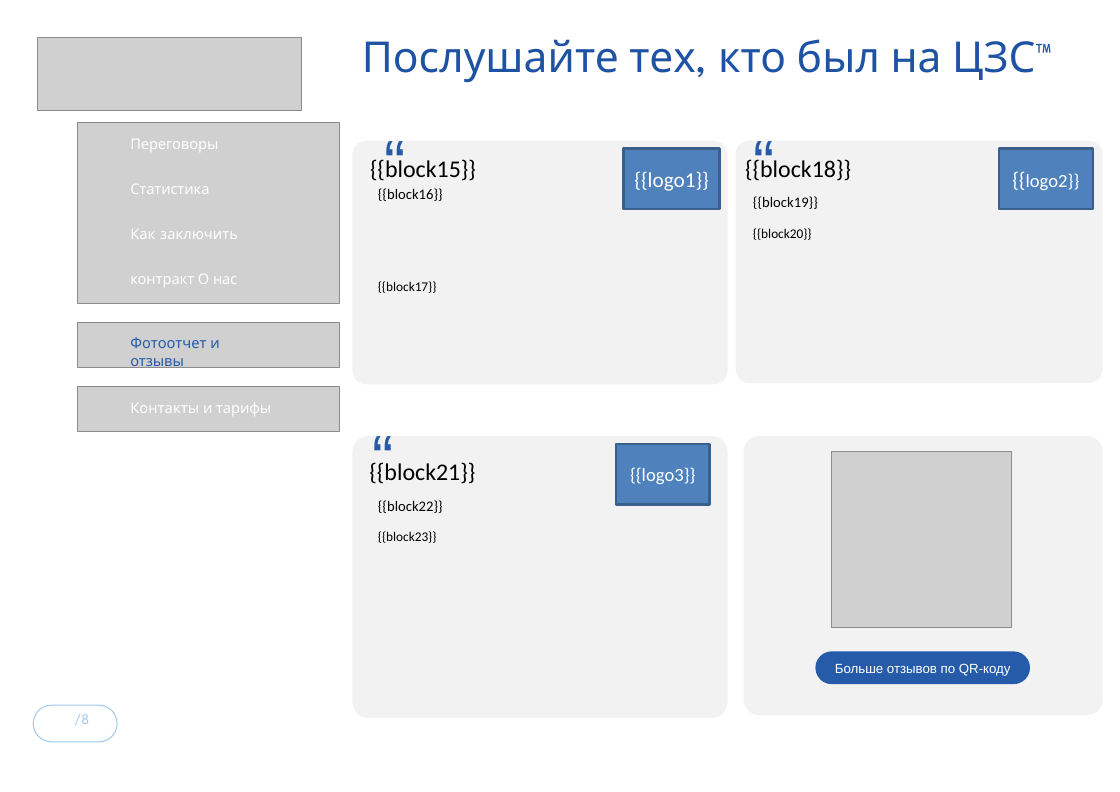
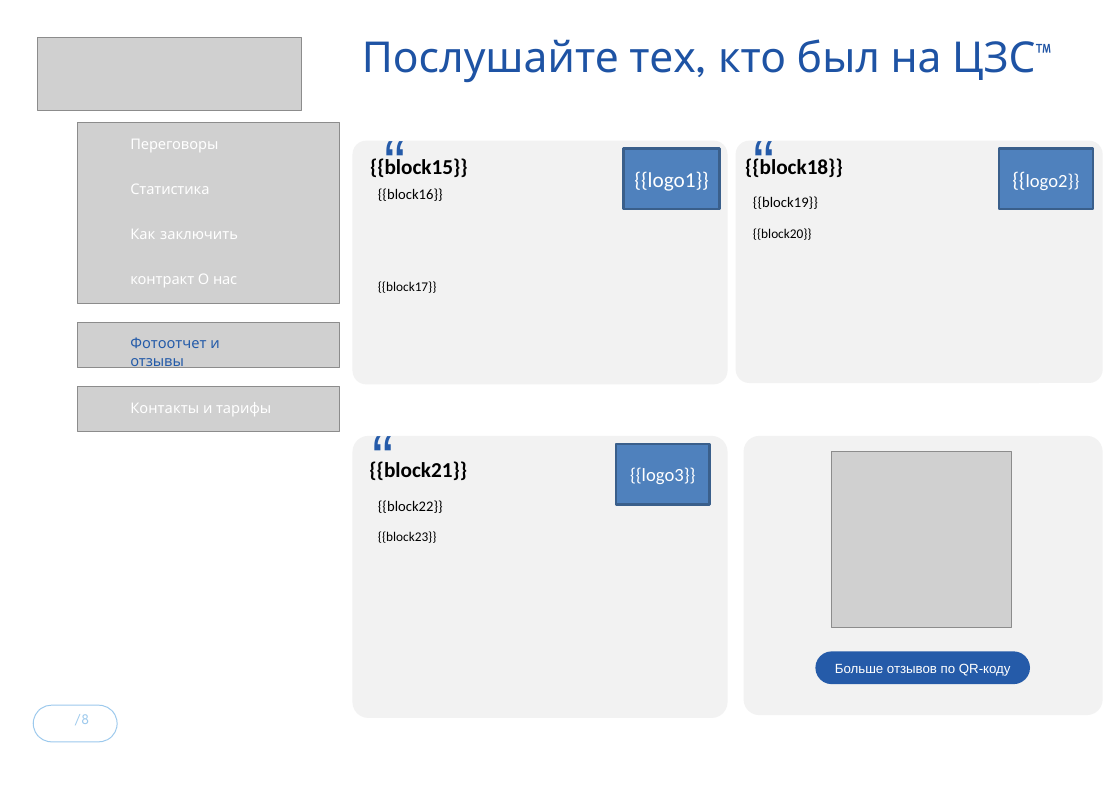
Before and after one commit to Mkisin/AutoSupplierCP, a slide deck: slide 7 of Шаблон презентации новый.pptx. Drawn at 1120x792 pixels with LibreOffice and Linux fonts; fonts in the diff are those of the drawing; grey boxes stand for pictures; background and template pictures are left out. Boxes give left, top, right and bottom in pixels: in the first picture for what was removed or moved away, otherwise in the second. Text is boxed around its words. In the diff, an @@ line names an element or a change of style, - is before the commit and + after.

```diff
--- a/Шаблон презентации новый.pptx
+++ b/Шаблон презентации новый.pptx
@@ size 18 to 16 pt, bold on in 3 elements at (369, 461, 467, 480), (370, 158, 468, 177), (745, 158, 843, 177) @@
```
Also in this commit, not shown: 1 other slide changed.
